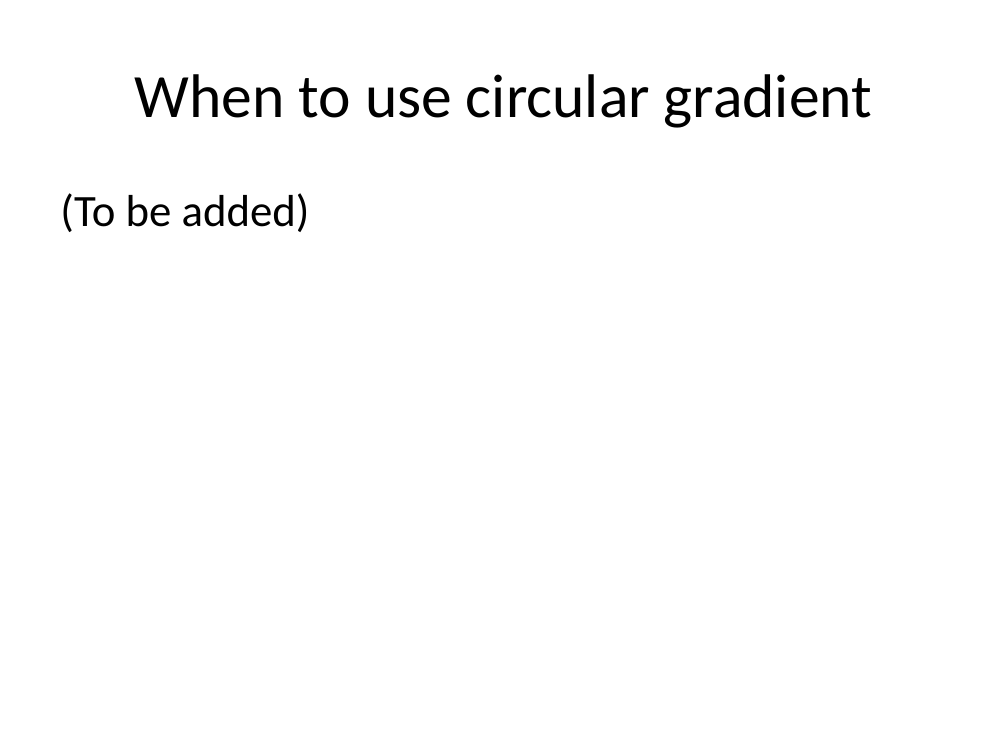
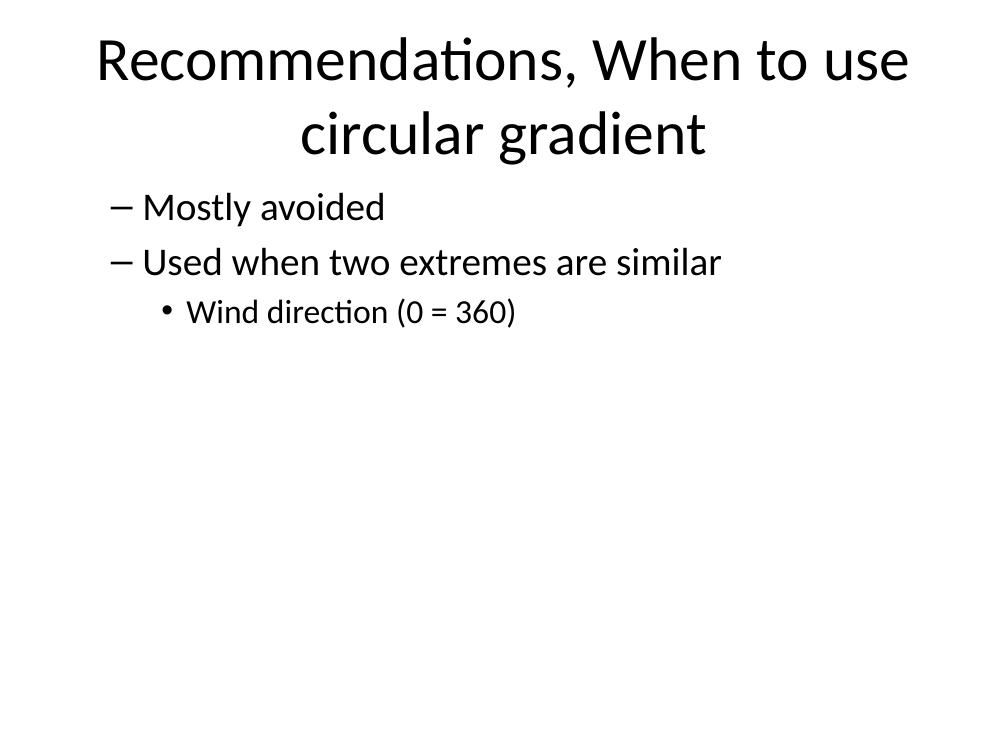
Before and after one commit to pmean/data-visualization, a slide deck: slide 18 of data-viz-02/component/recommendations-colors.pptx. Drawn at 1008x756 pixels with LibreOffice and Linux fonts; fonts in the diff are those of the drawing. Boxes give left, top, right and bottom in pixels: in the first picture for what was removed or moved away, otherwise in the second. Text is boxed around its words. In the diff, an @@ line names an element or a change of style, - is before the commit and + after.

Commit message:
Categorical recommendations for color in data-viz-02

```diff
--- a/data-viz-02/component/recommendations-colors.pptx
+++ b/data-viz-02/component/recommendations-colors.pptx
@@ title at box(97, 37, 910, 165): text changed @@
-When to use circular gradient
+Recommendations, When to use circular gradient
@@ text at box(142, 192, 722, 328): text changed; size 32 to 28 pt @@
-(To be added)
+  – Mostly avoided
+  – Used when two extremes are similar
+    • Wind direction (0 = 360)
```
Also in this commit, not shown: 4 slides added, 1 slide removed, 9 other files.
